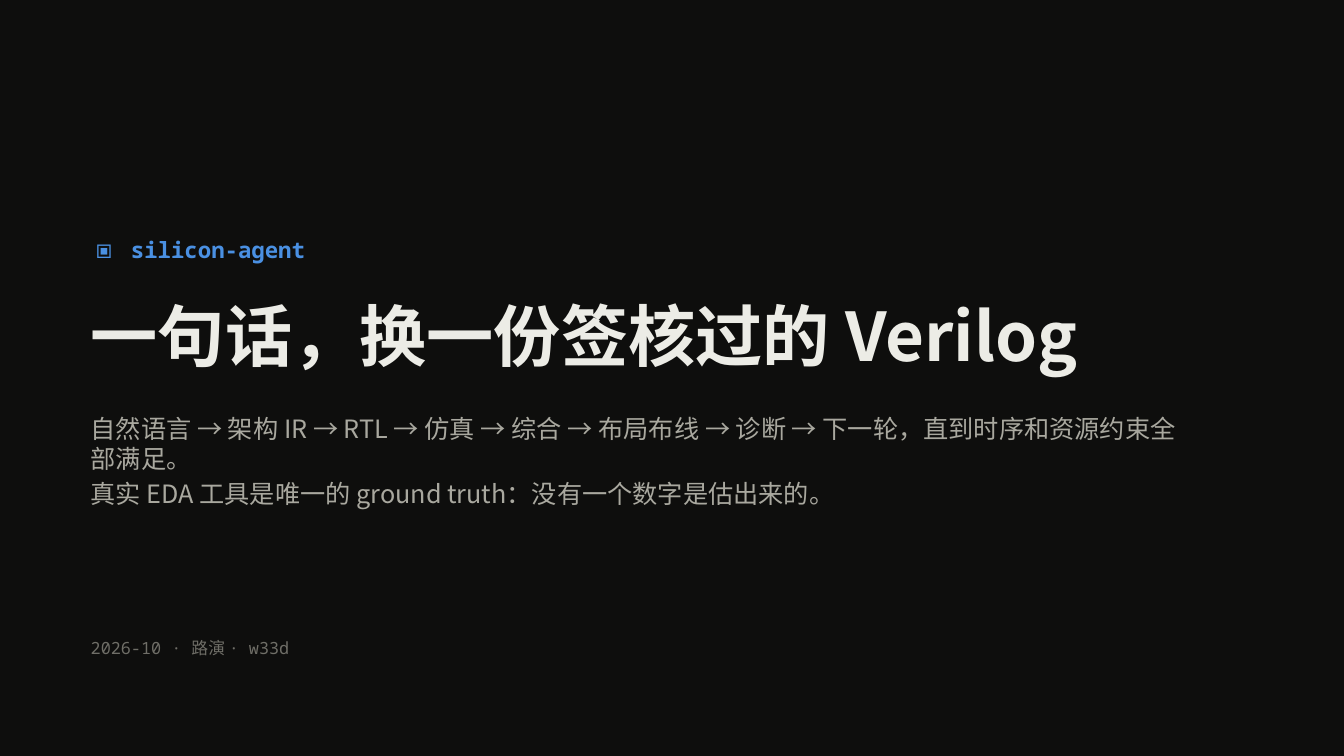
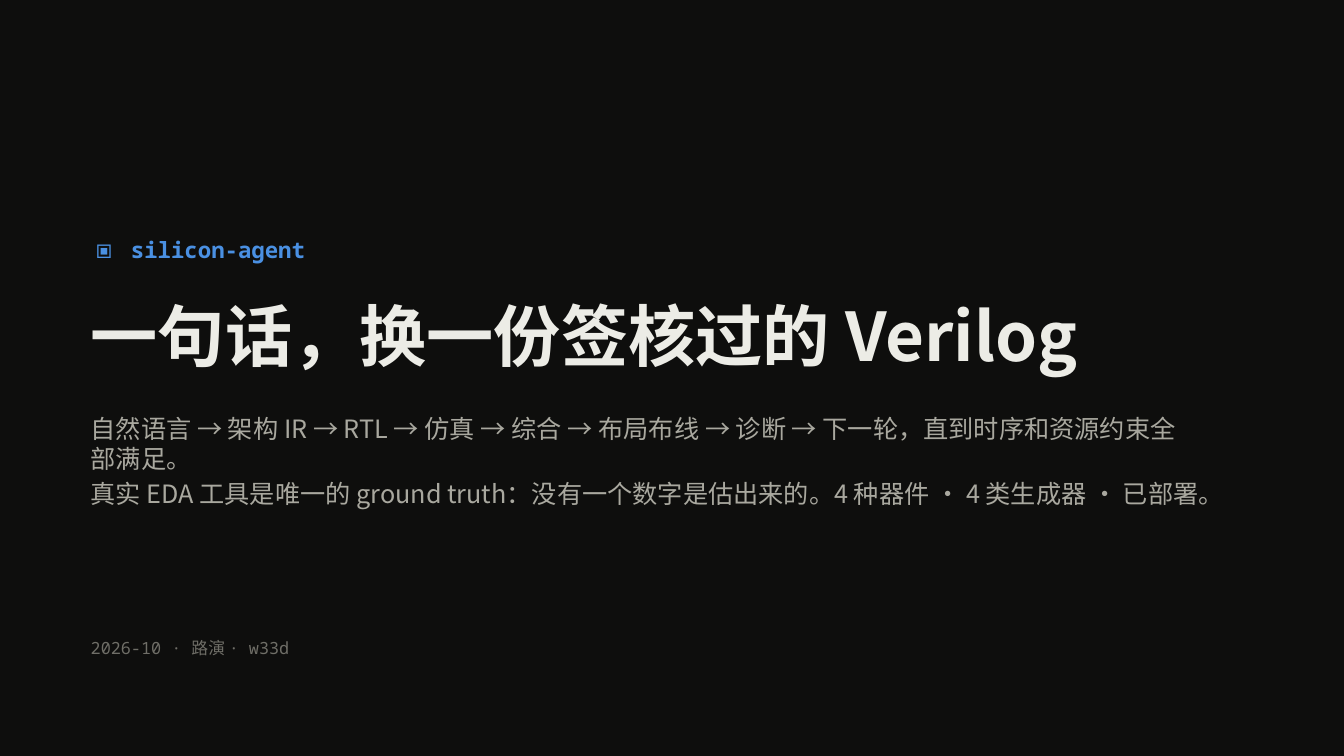
Before and after one commit to Last-emo-boy/SILVOLUTION, a slide deck: slide 1 of docs/silicon-agent-pitch.pptx. Drawn at 1344x756 pixels with LibreOffice and Linux fonts; fonts in the diff are those of the drawing. Boxes give left, top, right and bottom in pixels: in the first picture for what was removed or moved away, otherwise in the second. Text is boxed around its words. In the diff, an @@ line names an element or a change of style, - is before the commit and + after.

```diff
--- a/docs/silicon-agent-pitch.pptx
+++ b/docs/silicon-agent-pitch.pptx
@@ text at (91, 417, 1224, 509): text changed @@
-自然语言 → 架构 IR → RTL → 仿真 → 综合 → 布局布线 → 诊断 → 下一轮，直到时序和资源约束全部满足。
-真实 EDA 工具是唯一的 ground truth：没有一个数字是估出来的。
+自然语言 → 架构 IR → RTL → 仿真 → 综合 → 布局布线 → 诊断 → 下一轮，直到时序和资源约束全部满足。
+真实 EDA 工具是唯一的 ground truth：没有一个数字是估出来的。4 种器件 · 4 类生成器 · 已部署。
```
Also in this commit, not shown: 5 other slides changed, 3 slides added, 7 other files.
